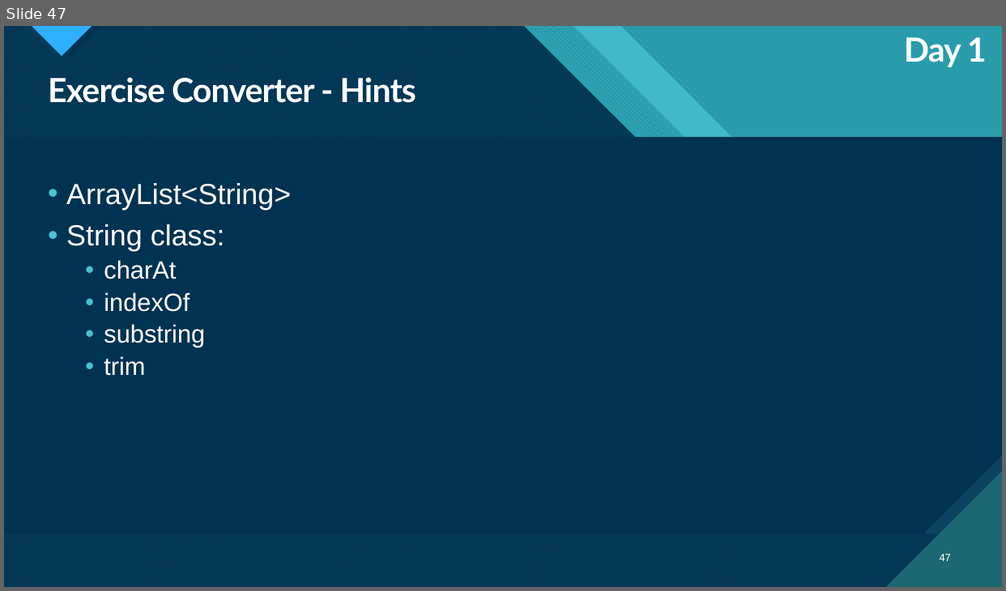
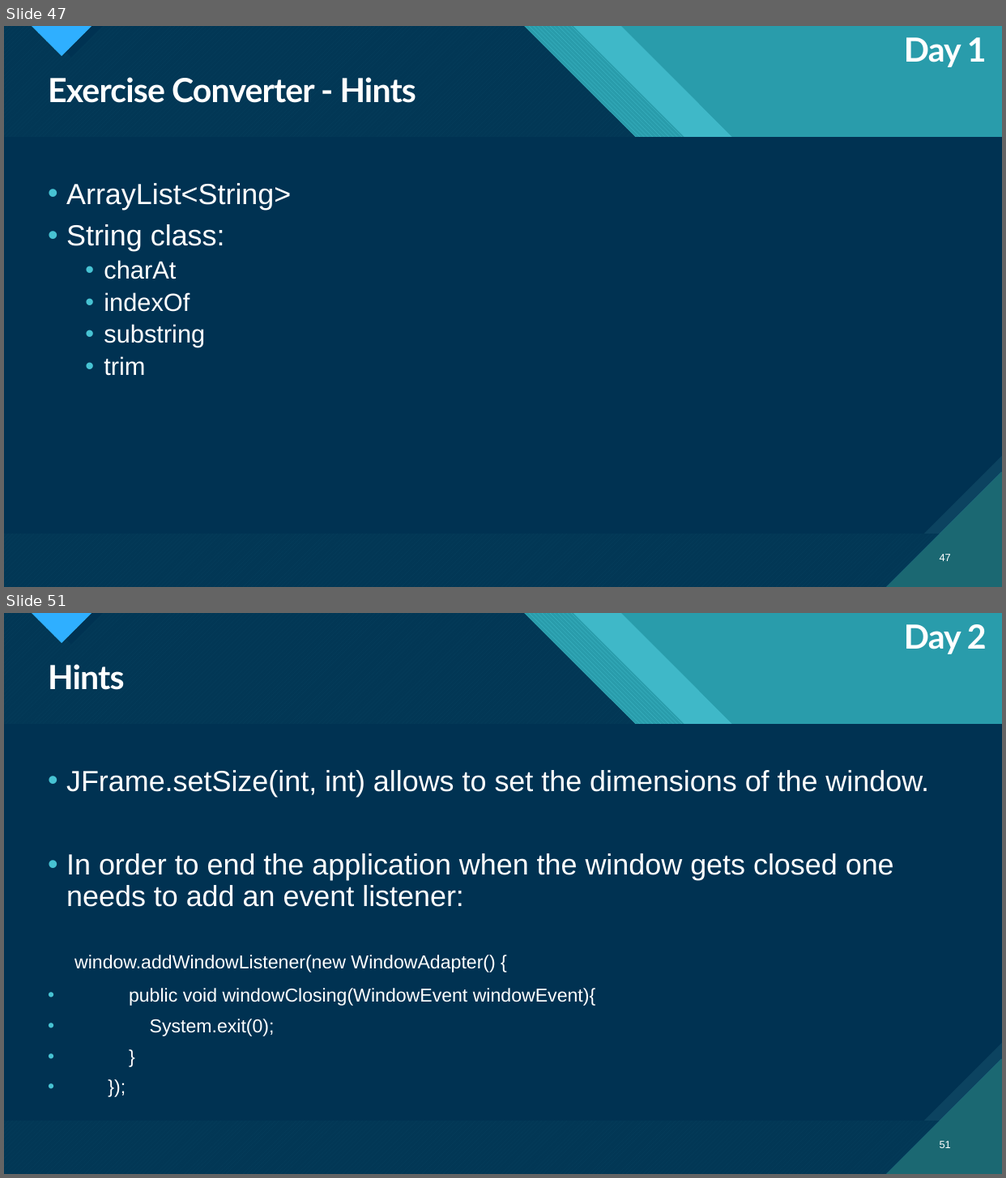
Before and after one commit to kwerling-MM/HHZ_SoSe2023_Praxis_Java, a slide deck: HHZ Java 20230425.pptx. Shown one above the other, each under a label of ours: slide 47 before the commit, slides 47 and 51 after it; the slides between them are not shown. The pictures are 1006x591 and 1006x1178 pixels, drawn with LibreOffice and Linux fonts; fonts in the diff are those of the drawing. Boxes give left, top, right and bottom in pixels: in the first picture for what was removed or moved away, otherwise in the second. Text is boxed around its words. In the diff, an @@ line names an element or a change of style, - is before the commit and + after.

```diff
--- a/HHZ Java 20230425.pptx
+++ b/HHZ Java 20230425.pptx
@@ slide 51 added at [4, 613, 1002, 1174], background #47C3D3; not listed: 18 template elements that a slide beside it also shows @@
@@ text added at [904, 624, 987, 654], 32 pt, text #FFFFFF, bold @@
+Day 2
@@ title added at [48, 664, 124, 690], 32 pt, text #FFFFFF, bold @@
+Hints
@@ text added at [66, 770, 929, 1037], 28 pt, text #FFFFFF @@
+• JFrame.setSize(int, int) allows to set the dimensions of the window.
+• In order to end the application when the window gets closed one needs to add an event listener:
+  window.addWindowListener(new WindowAdapter() {
+• public void windowClosing(WindowEvent windowEvent){
+• System.exit(0);
+• }
+• });
@@ page number added at [940, 1141, 951, 1148], 10 pt, text #FFFFFF @@
+51
```
Also in this commit, not shown: 23 other slides added.
